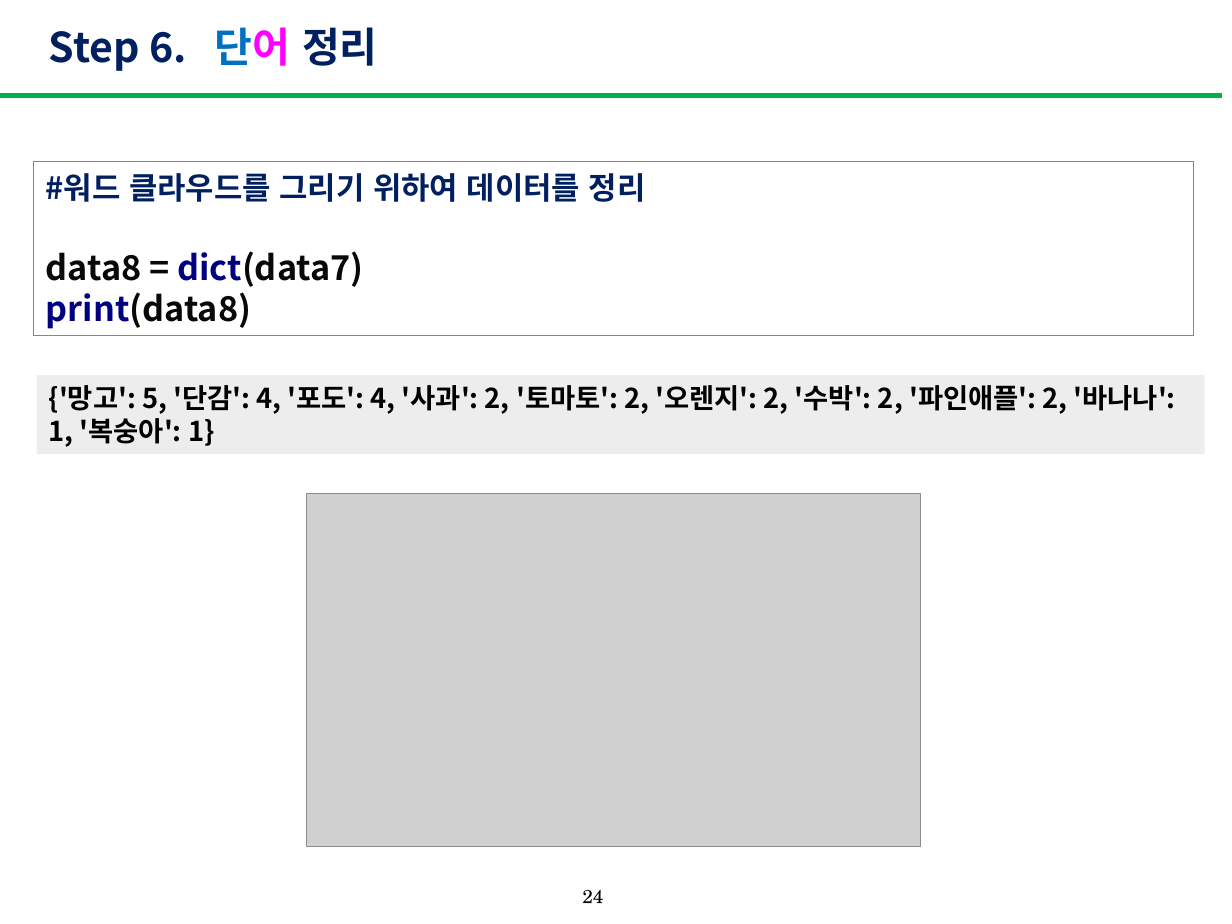
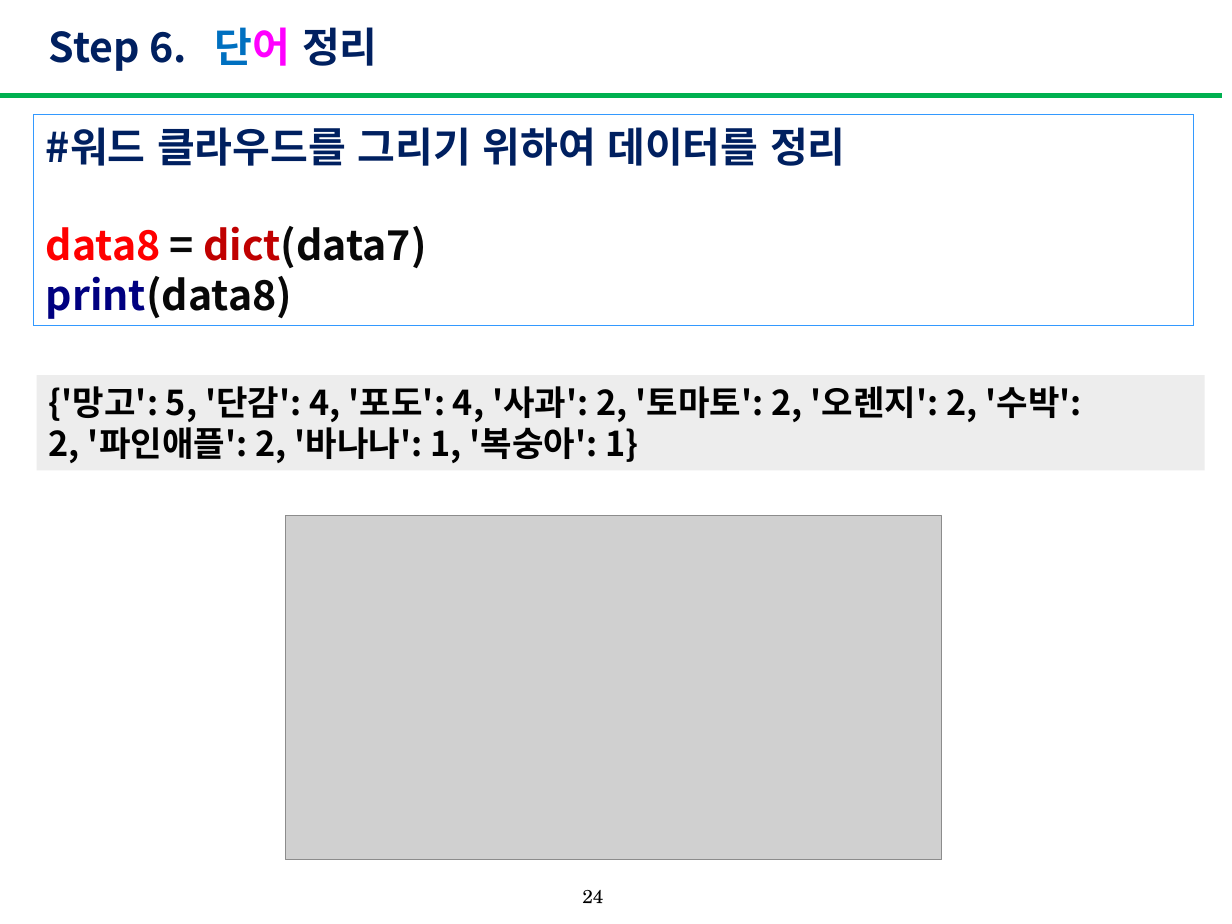
Before and after one commit to yoon-hyosun/PA, a slide deck: slide 24 of 한국어분석과워드클라우드_4.pptx. Drawn at 1232x924 pixels with LibreOffice and Linux fonts; fonts in the diff are those of the drawing; grey boxes stand for pictures. Boxes give left, top, right and bottom in pixels: in the first picture for what was removed or moved away, otherwise in the second. Text is boxed around its words. In the diff, an @@ line names an element or a change of style, - is before the commit and + after.

```diff
--- a/한국어분석과워드클라우드_4.pptx
+++ b/한국어분석과워드클라우드_4.pptx
@@ rectangle "#워드 클라우드를 그리기 위하여 데이터를 ...": place and size @@
-rectangle "#워드 클라우드를 그리기 위하여 데이터를 ..." at (33,161,1193,335)
+rectangle "#워드 클라우드를 그리기 위하여 데이터를 ..." at (33,115,1193,326)
@@ rectangle "#워드 클라우드를 그리기 위하여 데이터를 ..." at (33,115,1193,326): size 18 to 24 pt in "#워드 클라우드를 그리기 위하여 데이터를 정리"; size 20 to 24 pt in "data8 = dict(data7) print(data8)"; text colour #080808 to #FF0000 in "data8"; text colour #000080 to #C00000 in "dict(data7)" @@
@@ rectangle "{'망고': 5, '단감': 4, '포도': ...": place and size @@
-rectangle "{'망고': 5, '단감': 4, '포도': ..." at (37,376,1205,455)
+rectangle "{'망고': 5, '단감': 4, '포도': ..." at (37,376,1205,471)
@@ rectangle "{'망고': 5, '단감': 4, '포도': ..." at (37,376,1205,471): size 16 to 20 pt @@
@@ picture: place and size @@
-picture at (307,494,922,846)
+picture at (286,516,942,860)
```
Also in this commit, not shown: 31 other slides changed, 8 slides added, 2 slides removed.
